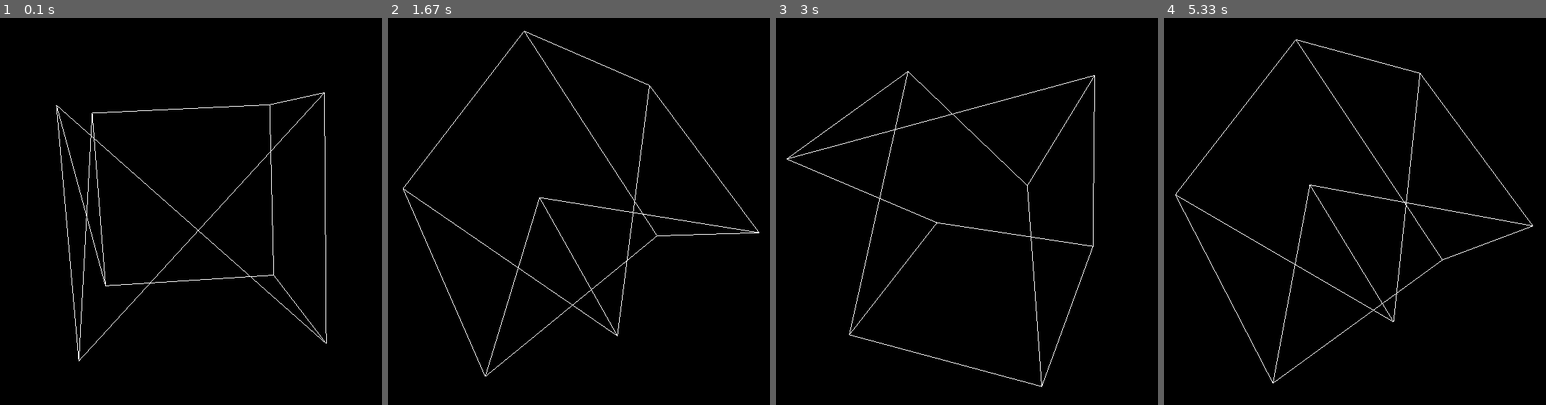
Above: before the commit, frames 1-4 (left to right).
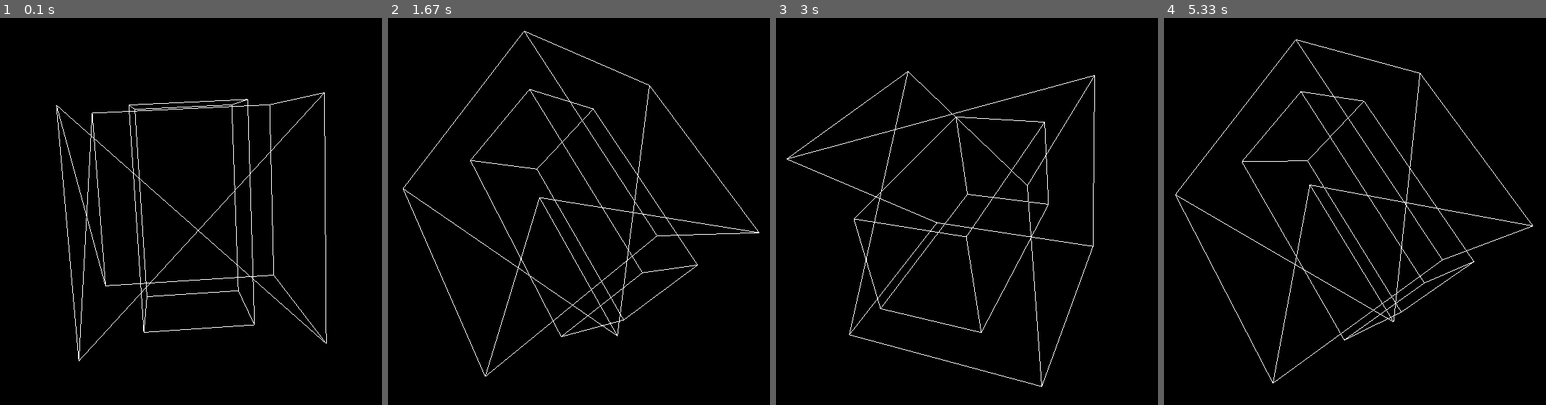
Above: after the commit, the same moments.

Repository: Adiru3/3DEPYGame
Game: pygame game, started from 3DEPYGame.py
The game is run twice, just before and just after one commit, with the same random seed, the same clock (stepped at 60 frames per second) and the same inputs.
Inputs:
- Up to frame 1 (0.1 s): no input
- Up to frame 2 (1.67 s): no input
- Up to frame 3 (3 s): no input
- Up to frame 4 (5.33 s): no input

The runs differ from the first frame. In frame 1, 0.6% of the frame differs, in the area x 33-67%, y 20-82%; in frame 2, 0.6%; in frame 3, 0.6%; in frame 4, 0.6%.

Commit message:
Add files via upload

Diff:
--- a/3DEPYGame.py
+++ b/3DEPYGame.py
@@ -3,8 +3,10 @@
 from OpenGL.GL import *
 from OpenGL.GLUT import *
 from OpenGL.GLU import *
+import socket
+import threading
 
-vertices = (
+vertices_cube = (
     (1, -1, -1),
     (1, 1, -1),
     (-1, 1, -1),
@@ -15,7 +17,7 @@
     (-1, 1, 1)
 )
 
-edges = (
+edges_cube = (
     (0, 1),
     (1, 2),
     (2, 3),
@@ -30,12 +32,58 @@
     (3, 7)
 )
 
-def draw_cube():
+vertices_character = (
+    (-0.5, -1, -0.5),
+    (0.5, -1, -0.5),
+    (0.5, 1, -0.5),
+    (-0.5, 1, -0.5),
+    (-0.5, -1, 0.5),
+    (0.5, -1, 0.5),
+    (0.5, 1, 0.5),
+    (-0.5, 1, 0.5)
+)
+
+edges_character = (
+    (0, 1),
+    (1, 2),
+    (2, 3),
+    (3, 0),
+    (4, 5),
+    (5, 6),
+    (6, 7),
+    (7, 4),
+    (0, 4),
+    (1, 5),
+    (2, 6),
+    (3, 7)
+)
+
+def draw_cube(vertices, edges):
     glBegin(GL_LINES)
     for edge in edges:
         for vertex in edge:
             glVertex3fv(vertices[vertex])
     glEnd()
+
+def handle_client(client_socket, player_position):
+    while True:
+        data = client_socket.recv(1024).decode('utf-8')
+        if not data:
+            break
+        x, y, z = map(float, data.split(','))
+        player_position[:] = [x, y, z]
+
+    client_socket.close()
+
+def multiplayer_server(player_position):
+    server_socket = socket.socket(socket.AF_INET, socket.SOCK_STREAM)
+    server_socket.bind(('127.0.0.1', 5555))
+    server_socket.listen()
+
+    while True:
+        client_socket, addr = server_socket.accept()
+        client_handler = threading.Thread(target=handle_client, args=(client_socket, player_position))
+        client_handler.start()
 
 def main():
     pygame.init()
@@ -45,6 +93,11 @@
     gluPerspective(45, (display[0] / display[1]), 0.1, 50.0)
     glTranslatef(0.0, 0.0, -5)
 
+    player_position = [0, 0, 0]
+
+    multiplayer_thread = threading.Thread(target=multiplayer_server, args=(player_position,))
+    multiplayer_thread.start()
+
     while True:
         for event in pygame.event.get():
             if event.type == pygame.QUIT:
@@ -53,7 +106,14 @@
 
         glRotatef(1, 3, 1, 1)
         glClear(GL_COLOR_BUFFER_BIT | GL_DEPTH_BUFFER_BIT)
-        draw_cube()
+
+        # Отрисовка куба
+        draw_cube(vertices_cube, edges_cube)
+
+        # Перемещение и отрисовка персонажа
+        glTranslatef(*player_position)  # Перемещение персонажа
+        draw_cube(vertices_character, edges_character)
+
         pygame.display.flip()
         pygame.time.wait(10)
 
